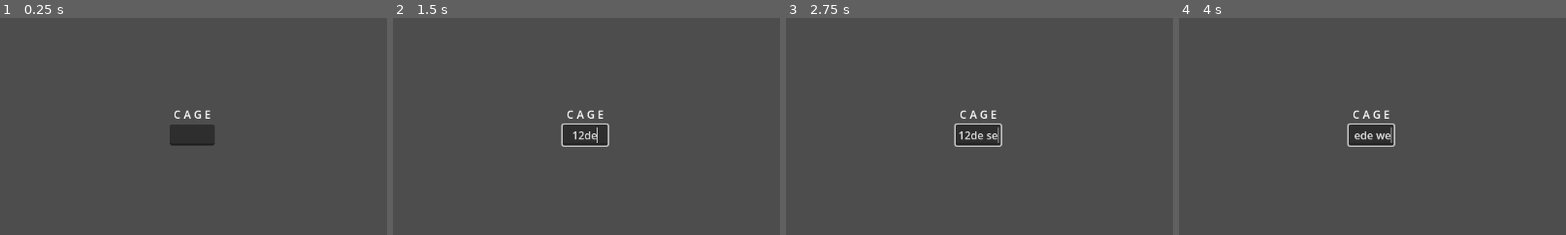
Above: before the commit, frames 1-4 (left to right).
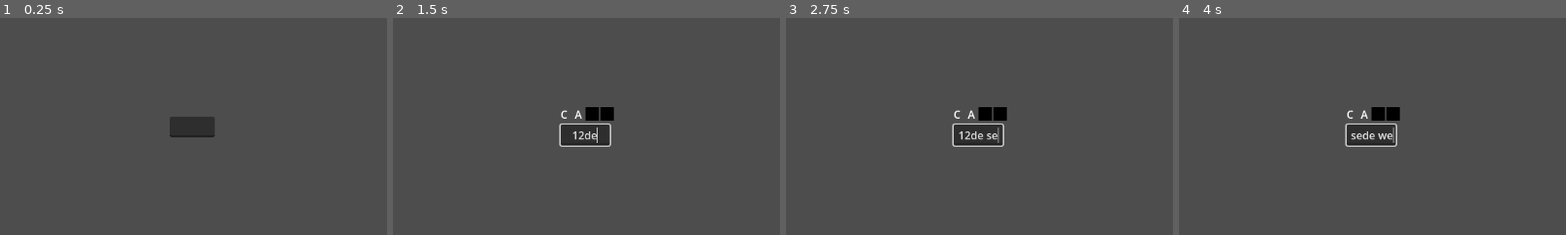
Above: after the commit, the same moments.

Repository: Eggsquisite/HeistHandler
Game: Godot game, scene res://scenes/word_game/word_game.tscn
Two runs of this game, one before a commit and one after it. Both use one fixed random seed, a clock stepped at 60 frames per second and the inputs below. This scene is started directly instead of the project's main scene.
Inputs (mouse positions are % of the whole screen's width and height, from its top left):
- Up to frame 1 (0.25 s): no input
- Up to frame 2 (1.5 s): click (50, 52) at 0.52 s; type "12" at 0.6 s; tap Enter at 1.25 s; hold D (right) from 1.28 s (still down); tap E (interact) at 1.35 s
- Up to frame 3 (2.75 s): tap Space at 2 s; release D (right) at 2.03 s; hold S (down) from 2.03 s (still down); tap E (interact) at 2.1 s
- Up to frame 4 (4 s): tap Enter at 2.75 s; release S (down) at 2.78 s; hold D (right) 2.78-3.53 s; hold Shift (sneak) 2.78-3.53 s; tap E (interact) at 3.05, 3.6 s; tap Space at 3.5 s; hold W (up) from 3.53 s (still down)
The pictures show only the part of the screen within x 25-75%, y 25-75%; the shares and areas given below are measured in that part.

The runs differ from the first frame. In frame 1, 0.9% of the frame differs, in the area x 43-56%, y 42-59%; in frame 2, 0.8%; in frame 3, 0.8%; in frame 4, 1.1%, in the area x 42-58%, y 41-60%.

Commit message:
DOING THE WORD THING

Diff:
--- /dev/null
+++ b/scenes/letter/letter.gd
@@ -0,0 +1,13 @@
+extends CenterContainer
+
+
+@onready var letter: Label = $Letter
+@onready var letter_cover: Sprite2D = $LetterCover
+
+
+func get_letter() -> Label:
+	return letter
+
+
+func hide_letter() -> void:
+	letter_cover.show()
--- a/scenes/letter/letter.tscn
+++ b/scenes/letter/letter.tscn
@@ -1,6 +1,7 @@
-[gd_scene load_steps=2 format=3 uid="uid://cs8lkrqt7dht5"]
+[gd_scene load_steps=3 format=3 uid="uid://cs8lkrqt7dht5"]
 
 [ext_resource type="Texture2D" uid="uid://l7ndep23svlc" path="res://assets/Sprite-0001.png" id="1_gunet"]
+[ext_resource type="Script" path="res://scenes/letter/letter.gd" id="1_hrkep"]
 
 [node name="Letter" type="CenterContainer"]
 anchors_preset = 15
@@ -10,6 +11,7 @@
 grow_vertical = 2
 size_flags_horizontal = 4
 size_flags_vertical = 4
+script = ExtResource("1_hrkep")
 
 [node name="Letter" type="Label" parent="."]
 layout_mode = 2
@@ -17,5 +19,6 @@
 
 [node name="LetterCover" type="Sprite2D" parent="."]
 visible = false
-position = Vector2(575, 324)
+position = Vector2(5, 11)
+scale = Vector2(1.25, 1.25)
 texture = ExtResource("1_gunet")
--- a/scenes/word_game/word_game.gd
+++ b/scenes/word_game/word_game.gd
@@ -6,12 +6,22 @@
 var letter_node = preload("res://scenes/letter/letter.tscn")
 
 var full_word: String
+var letter_index: int
+var index_array: Array[int] = []
+var label_array: Array[Node] = []
 var letter_array: Array[String] = []
-
+var is_game_started: bool = false
 
 # Called when the node enters the scene tree for the first time.
 func _ready() -> void:
-	full_word = WordManager.get_random_word(1)
+	pass
+
+
+func start_game(difficulty: int) -> void:
+	is_game_started = true
+	line_edit.grab_focus()
+
+	full_word = WordManager.get_random_word(difficulty)
 	print(full_word)
 	for letter in full_word:
 		letter_array.append(letter)
@@ -19,10 +29,28 @@
 	print(letter_array)
 	for letter in letter_array:
 		var letter_instance = letter_node.instantiate()
-		letter_instance.get_child(0).text = letter.capitalize()
 		full_word_container.add_child(letter_instance)
+
+		letter_instance.get_letter().text = letter.capitalize()
+		label_array.append(letter_instance)
+
+	randomize_letter(2, label_array.size() - 1)
+
+
+func randomize_letter(difficulty: int, size: int) -> void:
+	for n in range(0, size + 1, 1):
+		index_array.append(n)
+
+	# Get a random index, then remove that index from index_array to prevent dupes
+	for n in range(0, difficulty, 1):
+		letter_index = index_array.pick_random()
+		index_array.remove_at(letter_index)
+		label_array[letter_index].hide_letter()
+
+	index_array.clear()
 
 
 # Called every frame. 'delta' is the elapsed time since the previous frame.
 func _process(delta: float) -> void:
-	pass
+	if Input.is_action_just_pressed("interact") and !is_game_started:
+		start_game(1)
--- a/scenes/word_game/word_game.tscn
+++ b/scenes/word_game/word_game.tscn
@@ -19,6 +19,7 @@
 layout_mode = 2
 size_flags_horizontal = 4
 size_flags_vertical = 4
+theme_override_constants/separation = 10
 
 [node name="LineEdit" type="LineEdit" parent="VBoxContainer"]
 layout_mode = 2
